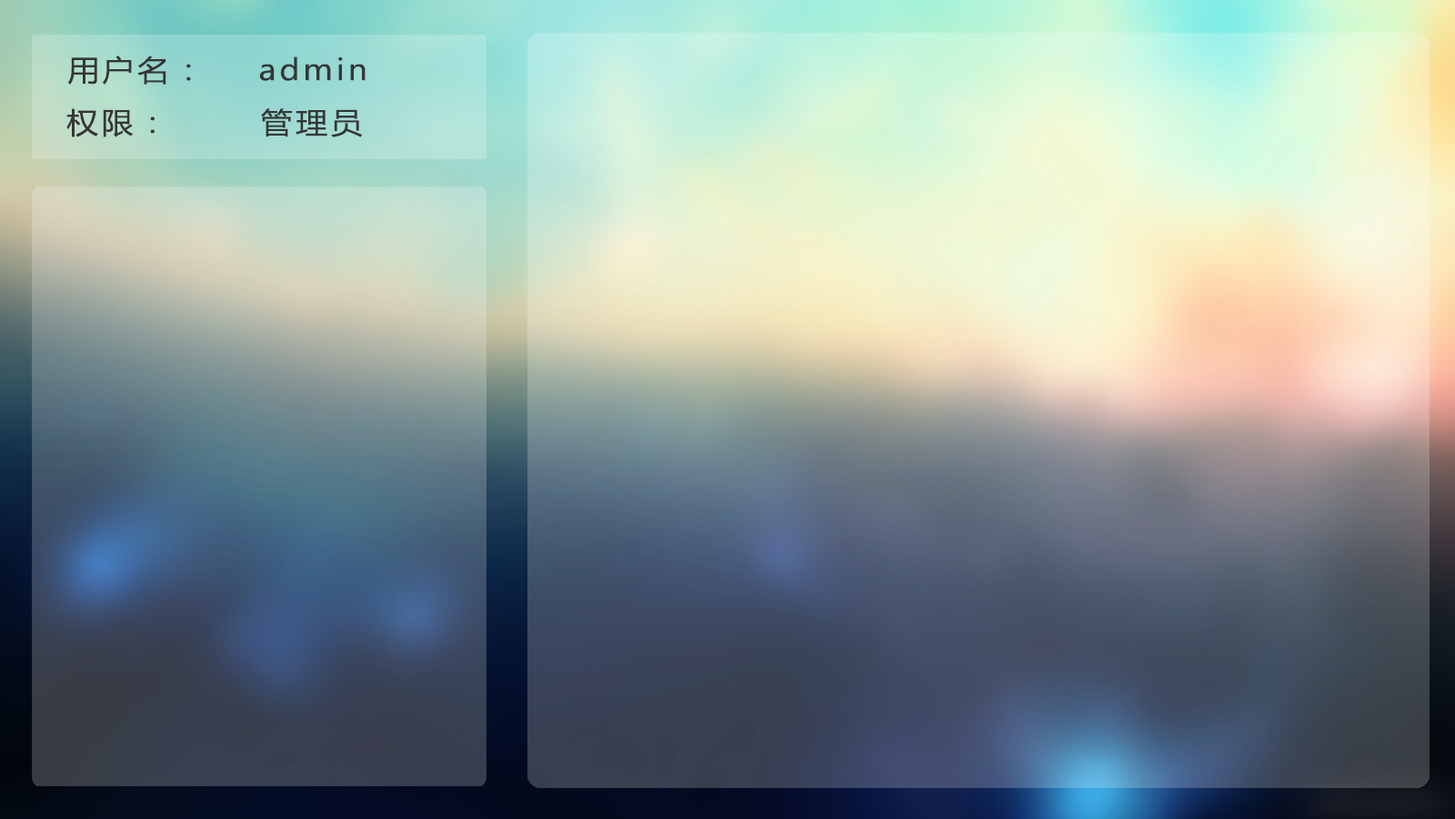
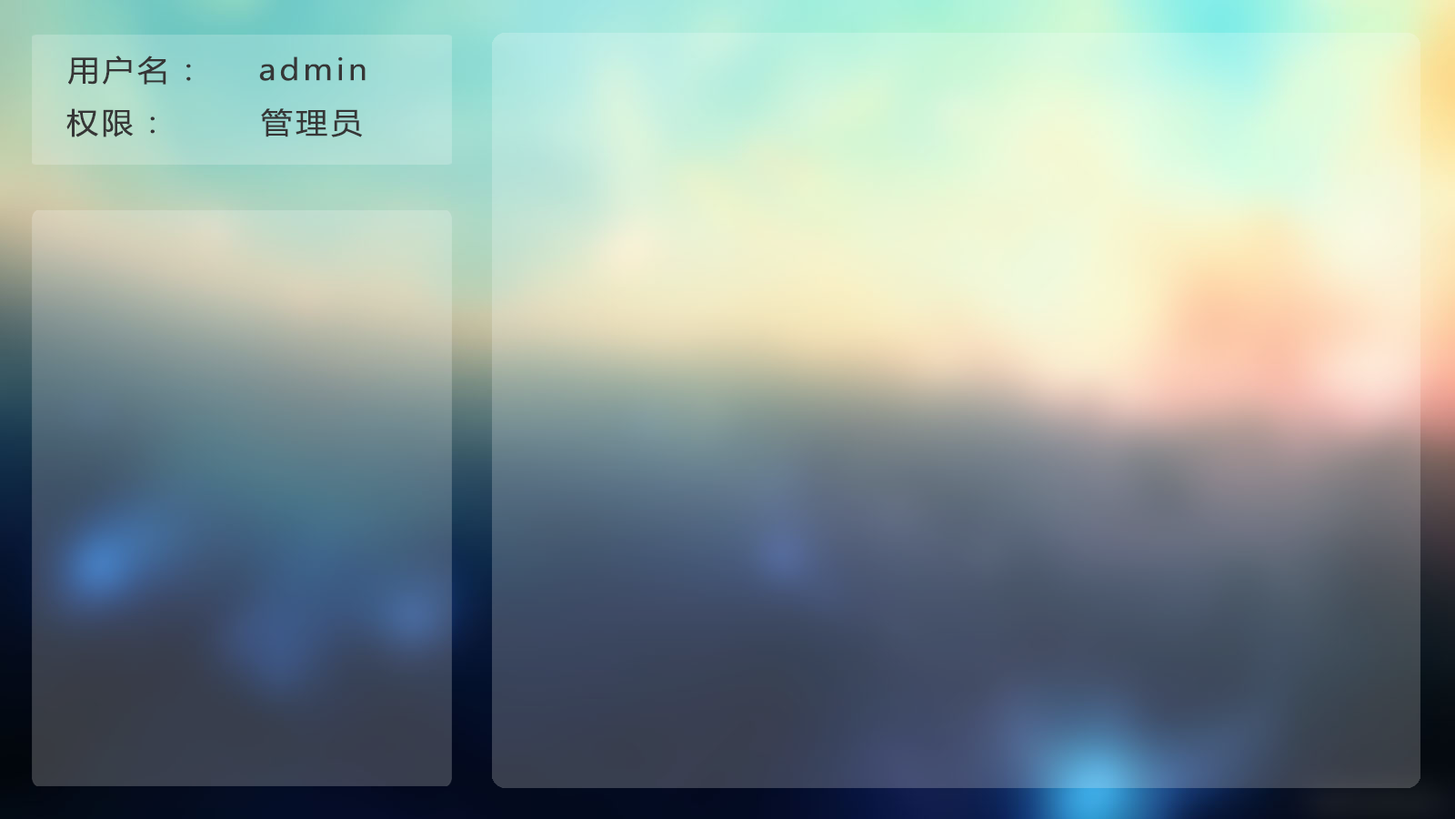
The second 1455×819 image is a revision of the first. Changes to its layers:
painted on "info" over [31, 186, 487, 786]
painted on "admin" over [31, 34, 487, 165]
painted on "表" over [492, 32, 1430, 788]
